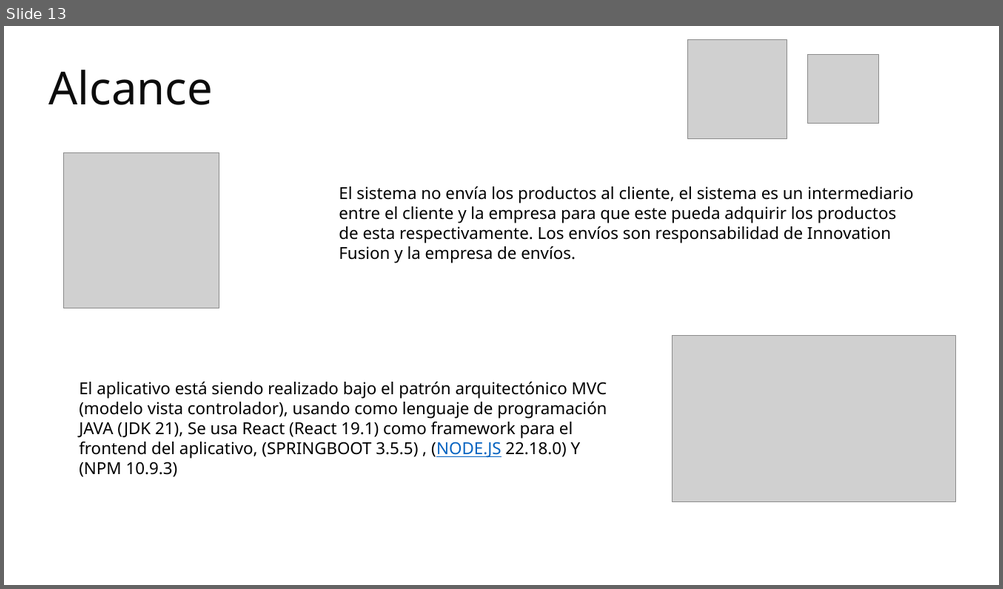
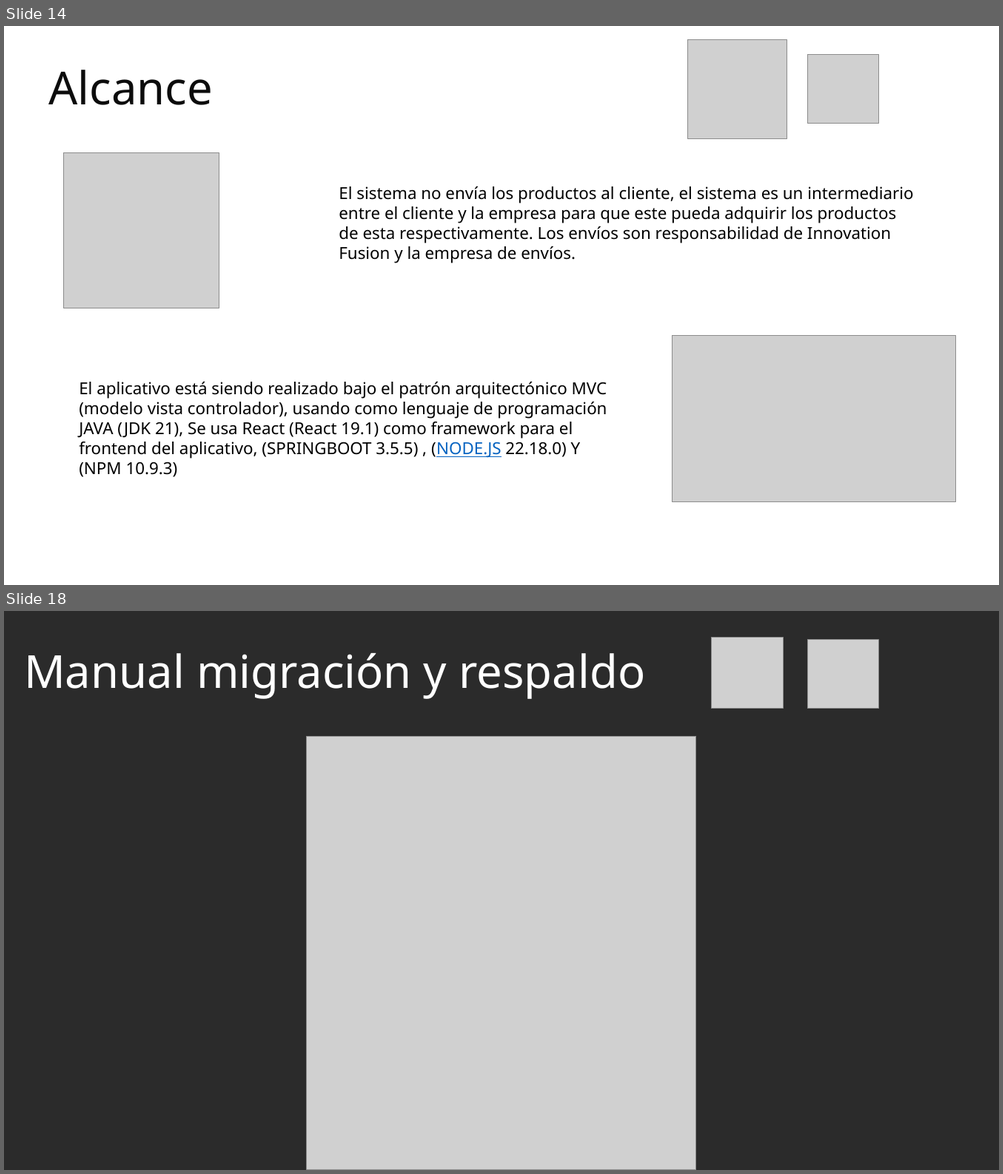
Before and after one commit to Katherin-22/zefiro, a slide deck: 01_proyecto/trim1/01_contextualizacion_proyecto/Presentación del Proyecto.pptx. Shown one above the other, each under a label of ours: slide 13 before the commit, slides 14 and 18 after it; the slides between them are not shown. The pictures are 1003x589 and 1003x1174 pixels, drawn with LibreOffice and Linux fonts; fonts in the diff are those of the drawing; grey boxes stand for pictures; background and template pictures are left out; a plain dark background stands for a picture behind light text. Boxes give left, top, right and bottom in pixels: in the first picture for what was removed or moved away, otherwise in the second. Text is boxed around its words. In the diff, an @@ line names an element or a change of style, - is before the commit and + after.

```diff
--- a/01_proyecto/trim1/01_contextualizacion_proyecto/Presentación del Proyecto.pptx
+++ b/01_proyecto/trim1/01_contextualizacion_proyecto/Presentación del Proyecto.pptx
@@ slide 18 added at [4, 611, 999, 1170], background picture (left out) @@
@@ title added at [24, 653, 645, 699], 44 pt, text #FFFFFF @@
+Manual migración y respaldo
@@ picture added at [711, 637, 783, 709] @@
@@ picture added at [808, 639, 879, 708] @@
@@ picture added at [307, 736, 697, 1170] @@
@@ what was slide 13 is now slide 14 @@
```
Also in this commit, not shown: 4 slides changed, 8 other slides added.
